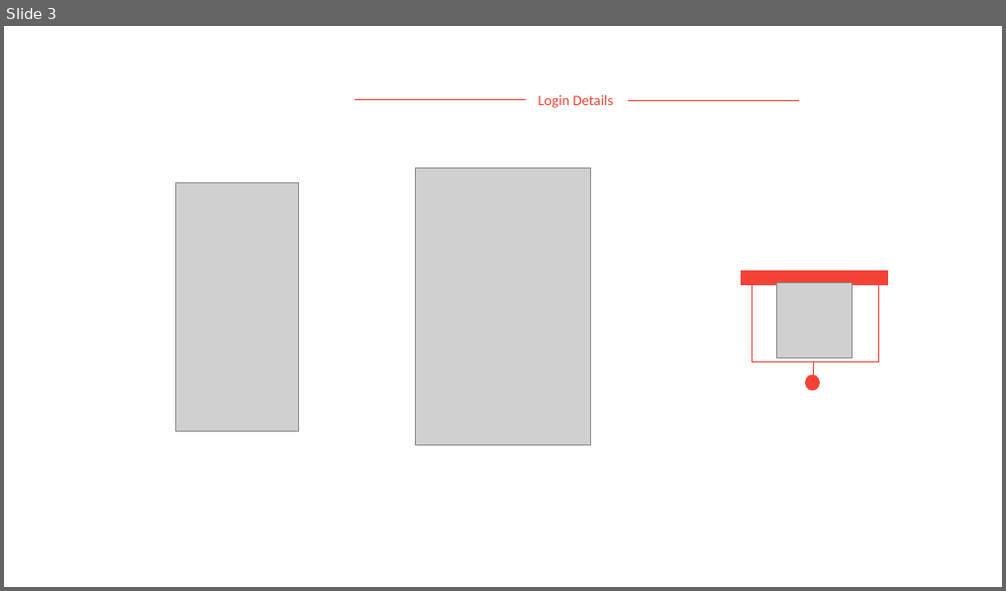
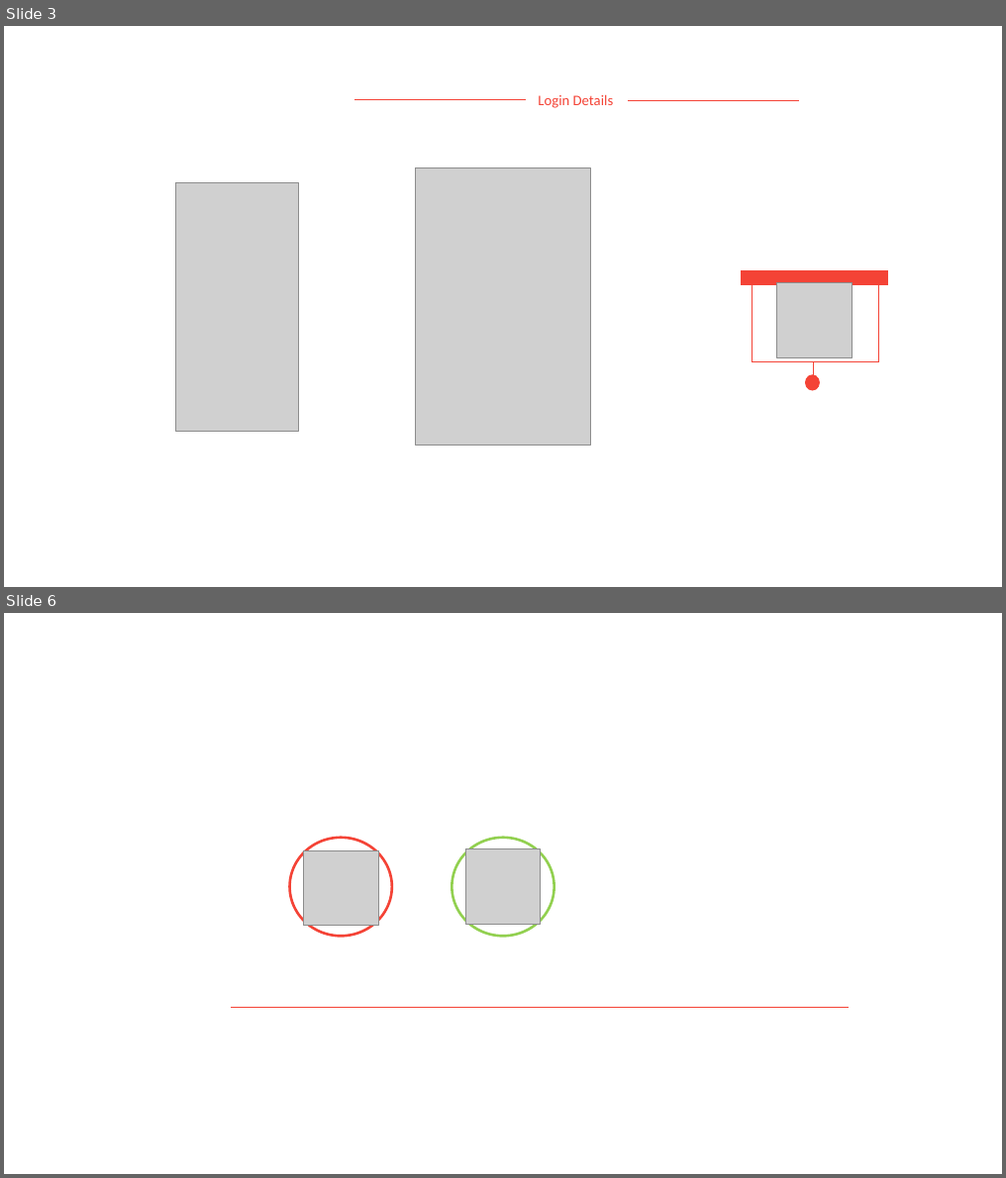
Before and after one commit to Adamoc14/TutorTinder, a slide deck: src/tindertutor/Assets/Symbols [Autosaved].pptx. Shown one above the other, each under a label of ours: slide 3 before the commit, slides 3 and 6 after it; the slides between them are not shown. The pictures are 1006x591 and 1006x1178 pixels, drawn with LibreOffice and Linux fonts; fonts in the diff are those of the drawing; grey boxes stand for pictures. Boxes give left, top, right and bottom in pixels: in the first picture for what was removed or moved away, otherwise in the second. Text is boxed around its words. In the diff, an @@ line names an element or a change of style, - is before the commit and + after.

```diff
--- a/src/tindertutor/Assets/Symbols [Autosaved].pptx
+++ b/src/tindertutor/Assets/Symbols [Autosaved].pptx
@@ slide 6 added at (x1=4, y1=613, x2=1002, y2=1174), background #FFFFFF @@
@@ ellipse added at (x1=290, y1=838, x2=392, y2=937), outline #F44336 2.5 pt @@
@@ ellipse added at (x1=451, y1=838, x2=554, y2=937), outline #92D050 2.5 pt @@
@@ picture added at (x1=466, y1=850, x2=541, y2=925) @@
@@ picture added at (x1=303, y1=851, x2=378, y2=926) @@
@@ line added from (231, 1008) to (848, 1008), #F44336 0.5 pt @@
```
Also in this commit, not shown: 1 slide changed, 2 other slides added, 59 other files.
